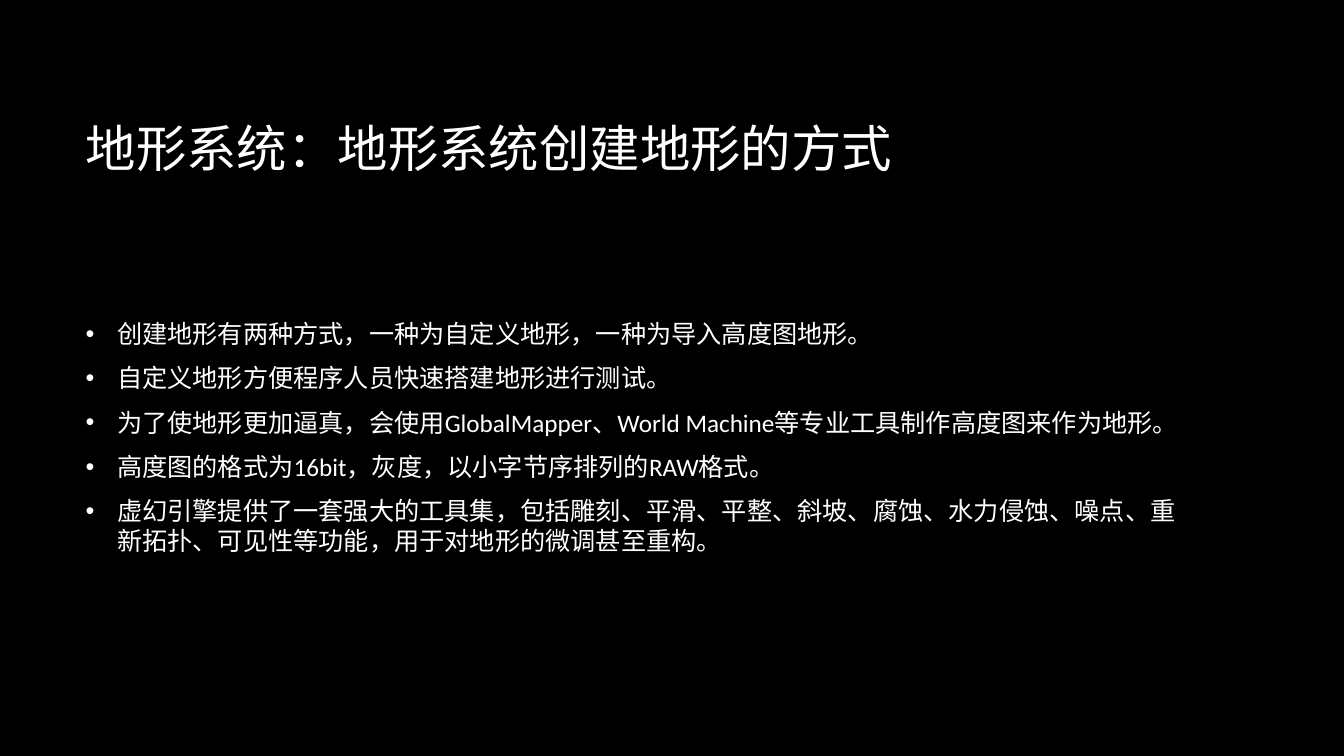
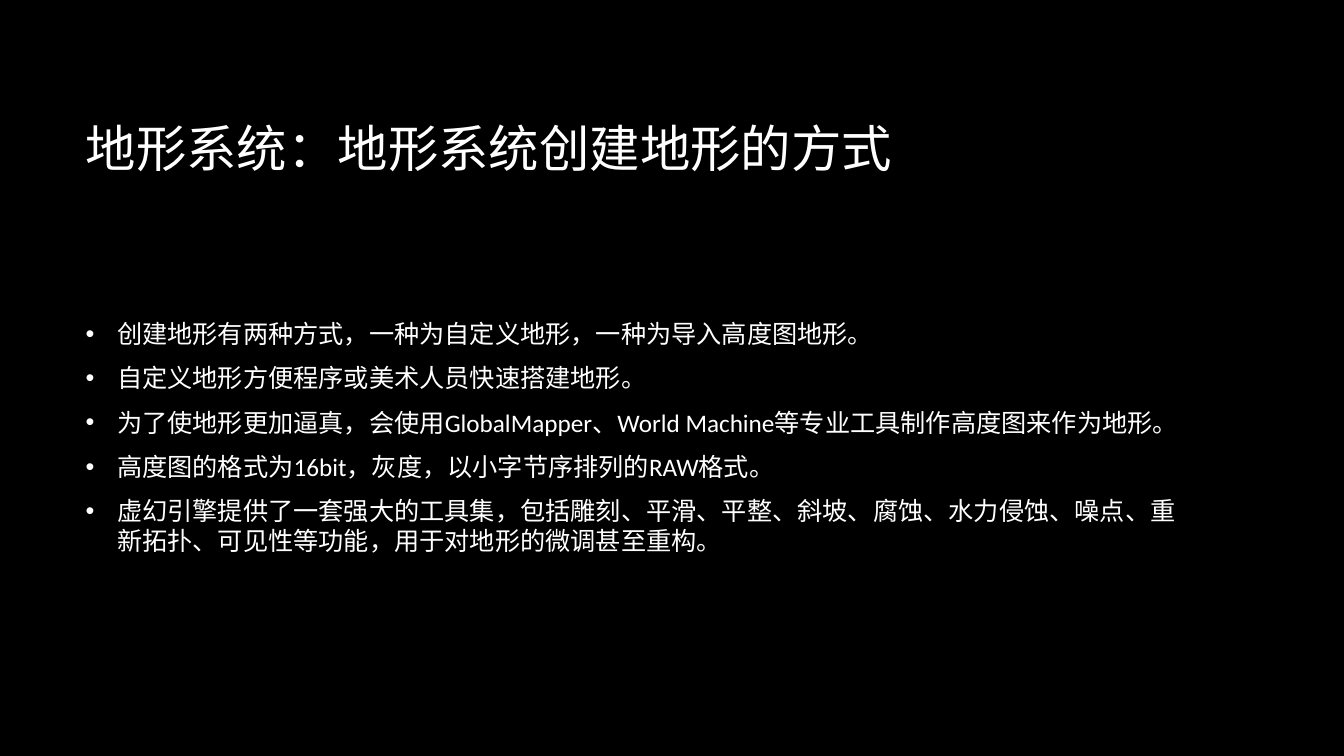
Before and after one commit to BattalionCommander/UE4_C-_Notes, a slide deck: slide 11 of Unreal engine 4.pptx (slide 9 before the commit). Drawn at 1344x756 pixels with LibreOffice and Linux fonts; fonts in the diff are those of the drawing; background and template pictures are left out. Boxes give left, top, right and bottom in pixels: in the first picture for what was removed or moved away, otherwise in the second. Text is boxed around its words. In the diff, an @@ line names an element or a change of style, - is before the commit and + after.

```diff
--- a/Unreal engine 4.pptx
+++ b/Unreal engine 4.pptx
@@ text at [117, 365, 646, 389]: text changed @@
-• 自定义地形方便程序人员快速搭建地形进行测试。
+• 自定义地形方便程序或美术人员快速搭建地形。
```
Also in this commit, not shown: 12 other slides changed, 4 slides added, 2 other files.
